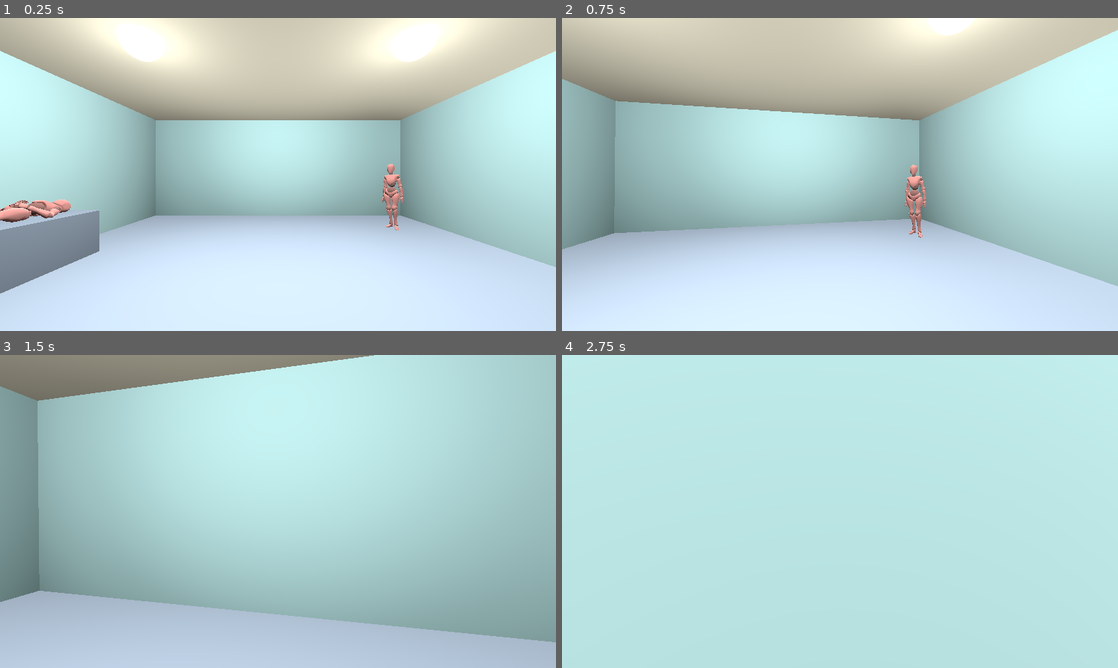
Above: before the commit, frames 1-4 (two rows, left to right).
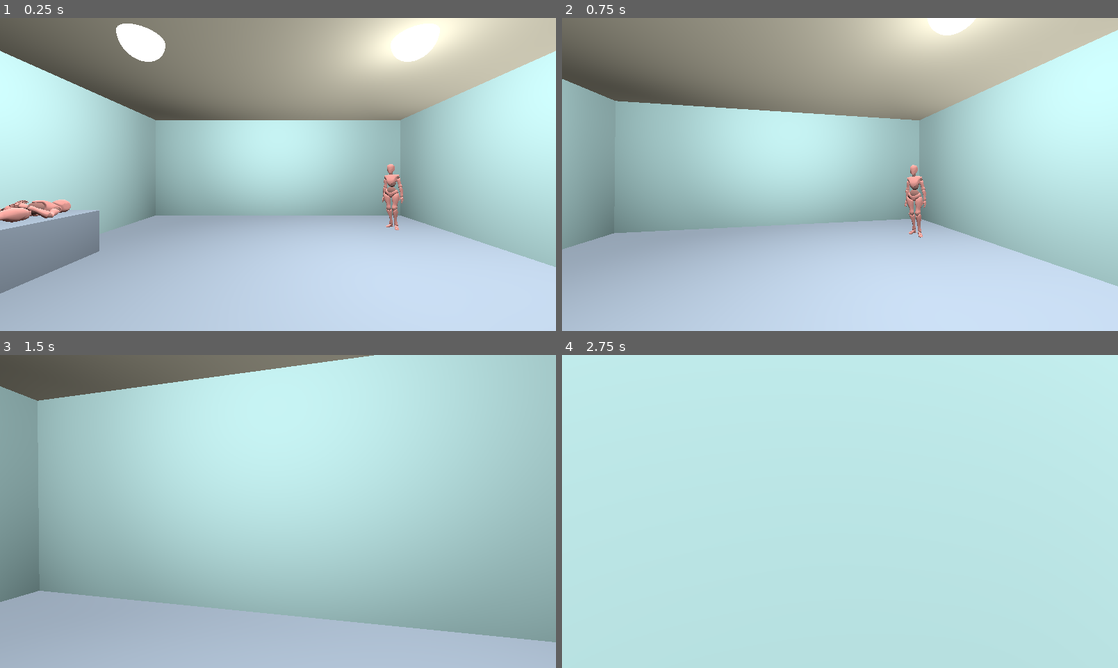
Above: after the commit, the same moments.

Repository: greatbrick0/SeriousGame2024
Game: Godot game, scene res://Scenes/Levels/level_test.tscn
Two runs of this game, one before a commit and one after it. Both use one fixed random seed, a clock stepped at 60 frames per second and the inputs below.
Inputs (mouse positions are in pixels of both pictures, inside the frame that each line leads up to):
- Up to frame 1 (0.25 s): no input
- Up to frame 2 (0.75 s): tap Enter at 0.5 s; move the mouse to (867, 174) at 0.52 s; hold W (MoveForward) from 0.53 s (still down); tap E (Interact) at 0.6 s
- Up to frame 3 (1.5 s): keep holding W (MoveForward); move the mouse to (250, 511) at 1.27 s; tap E (Interact) at 1.35 s
- Up to frame 4 (2.75 s): keep holding W (MoveForward); move the mouse to (851, 505) at 2.02 s; tap E (Interact) at 2.1 s

The runs differ from the first frame. In frame 1, 33% of the frame differs, in the area x 0-67%, y 0-100%; in frame 2, 27%; in frame 3, 5.5%; in frame 4, nothing differs.

Commit message:
Added Barriers And More Rooms

Diff:
--- a/Scenes/Levels/level_test.tscn
+++ b/Scenes/Levels/level_test.tscn
@@ -12,6 +12,9 @@
 
 [sub_resource type="Environment" id="Environment_24vcw"]
 
+[sub_resource type="BoxShape3D" id="BoxShape3D_itsnx"]
+size = Vector3(4, 3, 1)
+
 [sub_resource type="BoxMesh" id="BoxMesh_nm7cy"]
 
 [sub_resource type="BoxShape3D" id="BoxShape3D_gg57b"]
@@ -40,9 +43,21 @@
 [node name="Room1" parent="Rooms" instance=ExtResource("2_02c20")]
 transform = Transform3D(1, 0, 0, 0, 1, 0, 0, 0, 1, 7.5, 0, 0)
 
+[node name="Room4" parent="Rooms" instance=ExtResource("2_02c20")]
+transform = Transform3D(1, 0, 0, 0, 1, 0, 0, 0, 1, 7.5, 0, 10)
+
 [node name="Room2" parent="Rooms" instance=ExtResource("2_02c20")]
 transform = Transform3D(-1, 0, -8.74228e-08, 0, 1, 0, 8.74228e-08, 0, -1, -7.5, 0, 0)
 
+[node name="Room3" parent="Rooms" instance=ExtResource("2_02c20")]
+transform = Transform3D(-1, 0, -8.74228e-08, 0, 1, 0, 8.74228e-08, 0, -1, -7.5, 0, 10)
+
+[node name="Room5" parent="Rooms" instance=ExtResource("2_02c20")]
+transform = Transform3D(1, 0, 0, 0, 1, 0, 0, 0, 1, 7.5, 0, -10)
+
+[node name="Room6" parent="Rooms" instance=ExtResource("2_02c20")]
+transform = Transform3D(-1, 0, -8.74228e-08, 0, 1, 0, 8.74228e-08, 0, -1, -7.5, 0, -10)
+
 [node name="Hallways" type="Node3D" parent="."]
 
 [node name="Hallway1" parent="Hallways" instance=ExtResource("4_4bw1b")]
@@ -64,6 +79,18 @@
 
 [node name="Hallway7" parent="Hallways" instance=ExtResource("4_4bw1b")]
 transform = Transform3D(1, 0, 0, 0, 1, 0, 0, 0, 1, 0, 0, -30)
+
+[node name="Barrier1" type="StaticBody3D" parent="Hallways"]
+transform = Transform3D(1, 0, 0, 0, 1, 0, 0, 0, 1, 0, 2, -15)
+
+[node name="CollisionShape3D" type="CollisionShape3D" parent="Hallways/Barrier1"]
+shape = SubResource("BoxShape3D_itsnx")
+
+[node name="Barrier2" type="StaticBody3D" parent="Hallways"]
+transform = Transform3D(1, 0, 0, 0, 1, 0, 0, 0, 1, 0, 2, 15)
+
+[node name="CollisionShape3D" type="CollisionShape3D" parent="Hallways/Barrier2"]
+shape = SubResource("BoxShape3D_itsnx")
 
 [node name="NPC" parent="." instance=ExtResource("3_kkxdx")]
 transform = Transform3D(-0.708266, 0, 0.705946, 0, 1, 0, -0.705946, 0, -0.708266, 4.309, 0.5, 2.831)
Not shown: 1 places in Scenes/Levels/level_test.tscn that only renumber resources
